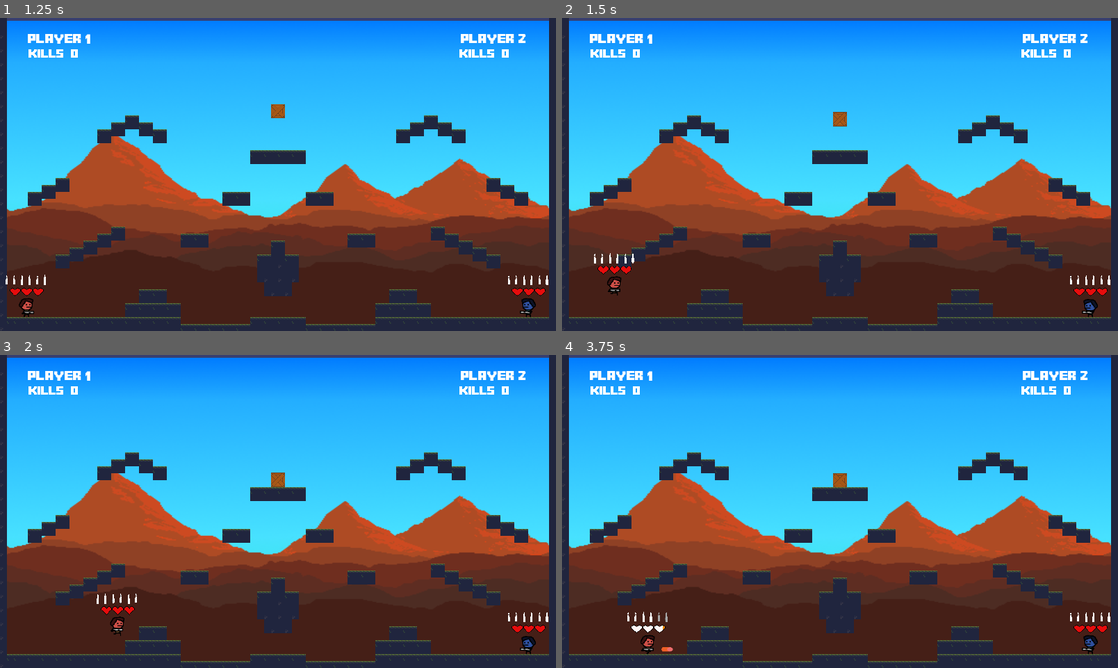
Above: before the commit, frames 1-4 (two rows, left to right).
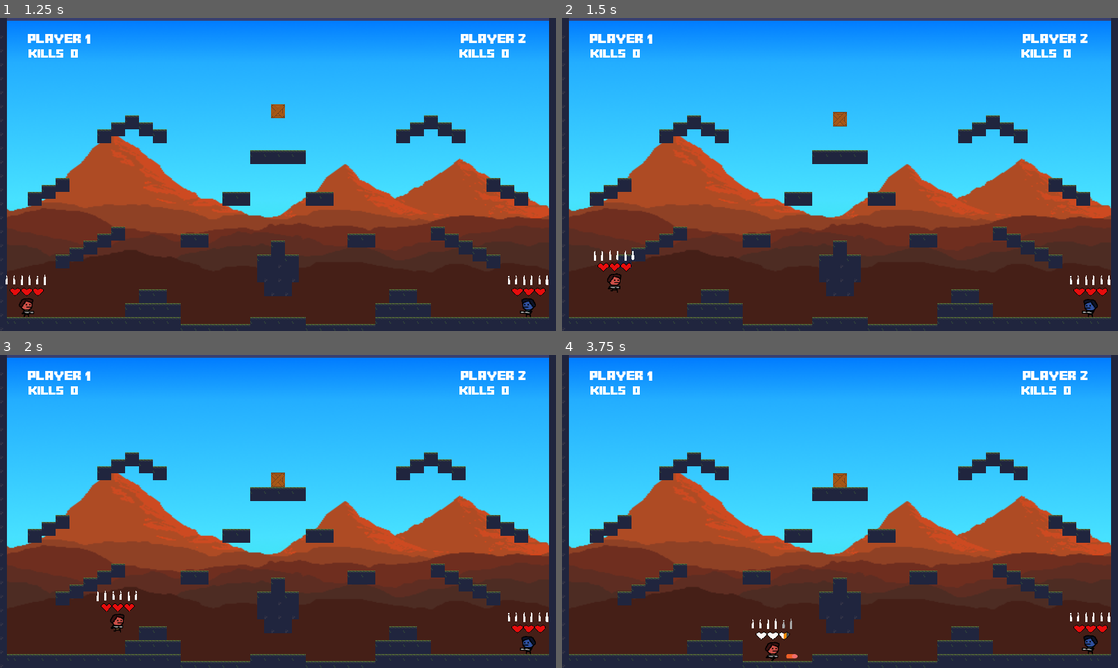
Above: after the commit, the same moments.

Repository: Toefge/InteraktiveSysteme
Game: Godot game, scene res://Menu/Menu.tscn
Two runs of this game, one before a commit and one after it. Both use one fixed random seed, a clock stepped at 60 frames per second and the inputs below.
Inputs (mouse positions are in pixels of both pictures, inside the frame that each line leads up to):
- Up to frame 1 (1.25 s): click "Start" at 0.5 s
- Up to frame 2 (1.5 s): move the mouse to (962, 158) at 1.27 s; hold D (right) from 1.28 s (still down); tap W (up) at 1.35 s
- Up to frame 3 (2 s): keep holding D (right); tap W (up) at 1.52, 1.82 s
- Up to frame 4 (3.75 s): move the mouse to (728, 527) at 2.02 s; tap Space (fire) at 2.1, 3.6 s; tap W (up) at 2.27, 2.3, 2.57, 2.85 s; move the mouse to (895, 442) at 2.77 s; release D (right) at 2.78 s; hold A (left) 2.78-3.53 s; move the mouse to (812, 574) at 3.52 s; hold D (right) from 3.53 s (still down)

Frame 1 is identical in both runs. In frame 2, 0.3% of the frame differs, in the area x 5-13%, y 74-89%; in frame 3, 0.3%; in frame 4, 0.6%, in the area x 11-43%, y 82-98%.

Commit message:
Jump rollback

Diff:
--- a/Menu/Menu.tscn
+++ b/Menu/Menu.tscn
@@ -236,7 +236,6 @@
 
 [node name="Buttonsound" type="AudioStreamPlayer2D" parent="."]
 stream = ExtResource( 3 )
-
 [connection signal="mouse_entered" from="ButtonStart" to="." method="_on_ButtonStart_mouse_entered"]
 [connection signal="pressed" from="ButtonStart" to="." method="_on_ButtonStart_pressed"]
 [connection signal="mouse_entered" from="ButtonOption" to="." method="_on_ButtonOption_mouse_entered"]
--- a/playerMechanics/playerScript.gd
+++ b/playerMechanics/playerScript.gd
@@ -76,7 +76,7 @@
 		move.x = speed.x * direction.x
 		move.y += gravity * get_physics_process_delta_time()  #Maybe play with gravity for a gamemode?
 		if direction.y == -1.0:
-			move.y = speed.y * direction.y + 100
+			move.y = speed.y * direction.y
 		if is_jump_interrupted:
 			move.y = fall_speed
 
